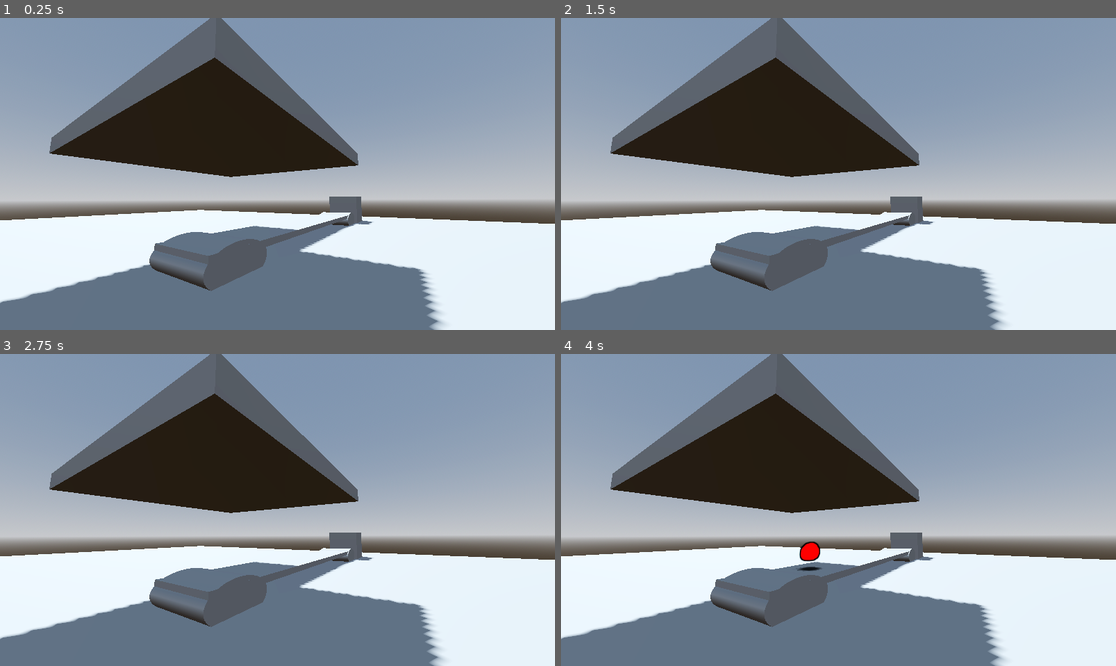
Above: before the commit, frames 1-4 (two rows, left to right).
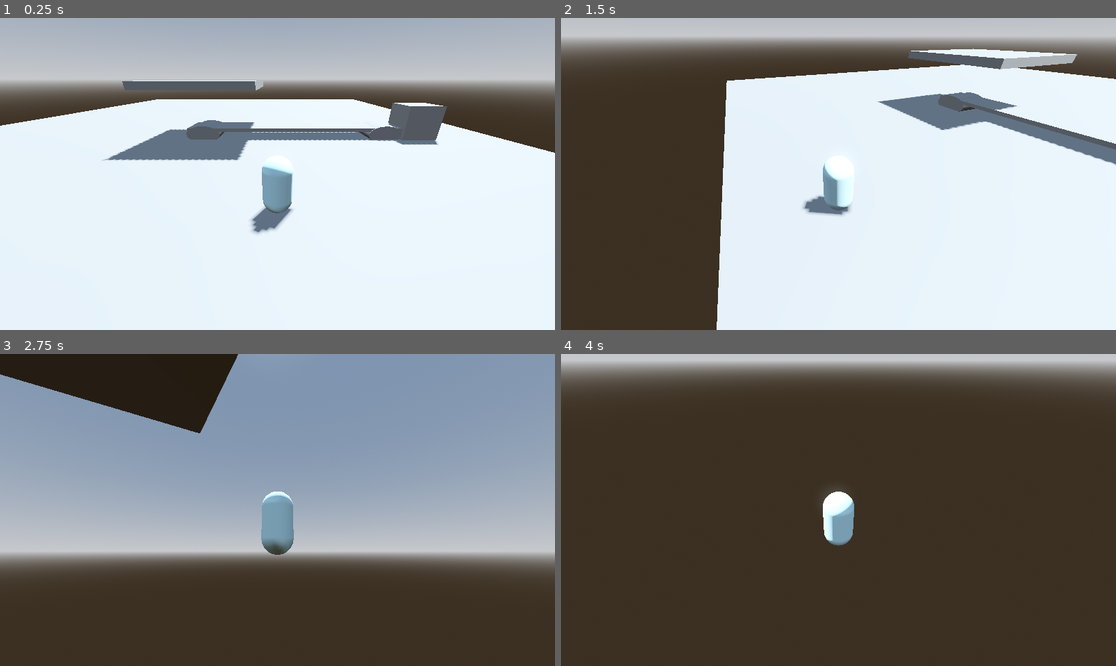
Above: after the commit, the same moments.

Repository: duboisr96/igwdcn
Game: Godot game, scene res://Scenes/Levels/level.tscn
Two runs of this game, one before a commit and one after it. Both use one fixed random seed, a clock stepped at 60 frames per second and the inputs below.
Inputs (mouse positions are in pixels of both pictures, inside the frame that each line leads up to):
- Up to frame 1 (0.25 s): no input
- Up to frame 2 (1.5 s): tap Enter (ui_accept) at 0.5 s; move the mouse to (960, 158) at 0.52 s; hold D (right) 0.53-1.28 s; tap - (decrease belt speed) at 0.6 s; tap Space (jump) at 0.77 s; move the mouse to (727, 189) at 1.27 s; hold S (down) from 1.28 s (still down); tap Keypad 0 (decrease error) at 1.35 s
- Up to frame 3 (2.75 s): tap Space (jump) at 1.52 s; move the mouse to (333, 441) at 2.02 s; release S (down) at 2.03 s; hold D (right) from 2.03 s (still down); tap Mouse wheel up (increase belt speed) at 2.1 s
- Up to frame 4 (4 s): move the mouse to (810, 572) at 2.77 s; release D (right) at 2.78 s; hold W (up) 2.78-3.53 s; tap Keypad 1 (increase error) at 2.85 s; tap Space (jump) at 3.02, 3.77 s; move the mouse to (1005, 556) at 3.52 s; hold A (left) from 3.53 s (still down); tap F (interact) at 3.6 s

The runs differ from the first frame. In frame 1, 82% of the frame differs, in the area x 0-100%, y 0-100%; in frame 2, 85%; in frame 3, 61%; in frame 4, 91%.

Commit message:
prod speed updated
prod speed updated w/ global var

Diff:
--- a/Scenes/Levels/level.tscn
+++ b/Scenes/Levels/level.tscn
@@ -1,9 +1,10 @@
-[gd_scene load_steps=8 format=3 uid="uid://dco7ge6wv3vwt"]
+[gd_scene load_steps=9 format=3 uid="uid://dco7ge6wv3vwt"]
 
 [ext_resource type="PackedScene" uid="uid://dp3qifyfd544h" path="res://Scenes/objects/factory/production_machine.tscn" id="1_ks7je"]
 [ext_resource type="Script" path="res://Scenes/Levels/level.gd" id="1_u28yv"]
 [ext_resource type="PackedScene" uid="uid://tee8f4gof21a" path="res://Scenes/objects/factory/bin.tscn" id="2_fj8l3"]
 [ext_resource type="PackedScene" uid="uid://brpifkwn3qxka" path="res://Scenes/objects/factory/belt.tscn" id="3_slbud"]
+[ext_resource type="PackedScene" uid="uid://damdyvodpy576" path="res://Scenes/Player/player.tscn" id="5_wt80w"]
 
 [sub_resource type="ProceduralSkyMaterial" id="ProceduralSkyMaterial_yq5cy"]
 sky_horizon_color = Color(0.64625, 0.65575, 0.67075, 1)
@@ -32,10 +33,6 @@
 [node name="ProductionMachine" parent="." instance=ExtResource("1_ks7je")]
 default_color_to_create = 1
 
-[node name="Camera3D" type="Camera3D" parent="."]
-transform = Transform3D(0.537803, -0.107983, -0.836127, -0.00342958, 0.991475, -0.130252, 0.843064, 0.0729175, 0.532848, -1.97198, 0.831159, 2.09831)
-fov = 77.0723
-
 [node name="Bin" parent="." instance=ExtResource("2_fj8l3")]
 transform = Transform3D(1, 0, 0, 0, 1, 0, 0, 0, 1, 6.22015, 0.448438, 0.12847)
 
@@ -47,3 +44,6 @@
 
 [node name="Belt" parent="." instance=ExtResource("3_slbud")]
 transform = Transform3D(1, 0, 0, 0, 0.5, 0, 0, 0, 0.5, -0.737756, 0.254696, 0)
+
+[node name="Player" parent="." instance=ExtResource("5_wt80w")]
+transform = Transform3D(0.4, 0, 0, 0, 0.4, 0, 0, 0, 0.4, 2.00536, -0.0231023, 4.18358)
--- a/Scenes/objects/factory/production_machine.gd
+++ b/Scenes/objects/factory/production_machine.gd
@@ -41,6 +41,11 @@
 
 
 func _on_timer_timeout() -> void:
+
+	var parent = get_tree().get_nodes_in_group("levels")
+	if parent[0].production_speed != global_speed_multiplier:
+		global_speed_multiplier = parent[0].production_speed
+		$Timer.wait_time = production_default / global_speed_multiplier
 	rand = randi_range(1.0,100.0)
 	if rand <= error_top :
 		print('creating ', color_to_create, ' ', shape_to_create,' from machine')
@@ -49,8 +54,8 @@
 		#color_to_create = 'DEEP_SKY_BLUE'
 	else:
 		_handle_error(rand)
-	$Timer.wait_time = production_default / global_speed_multiplier
-	pass # Replace with function body.
+
+	print($Timer.wait_time)
 
 func _handle_error(error_val) -> void:
 	if error_amount == 1:
